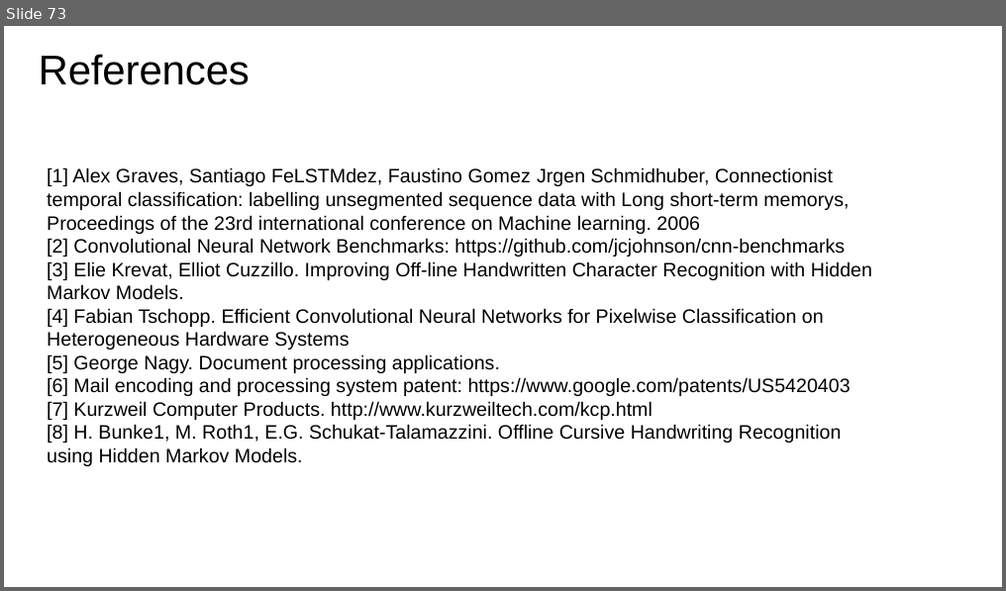
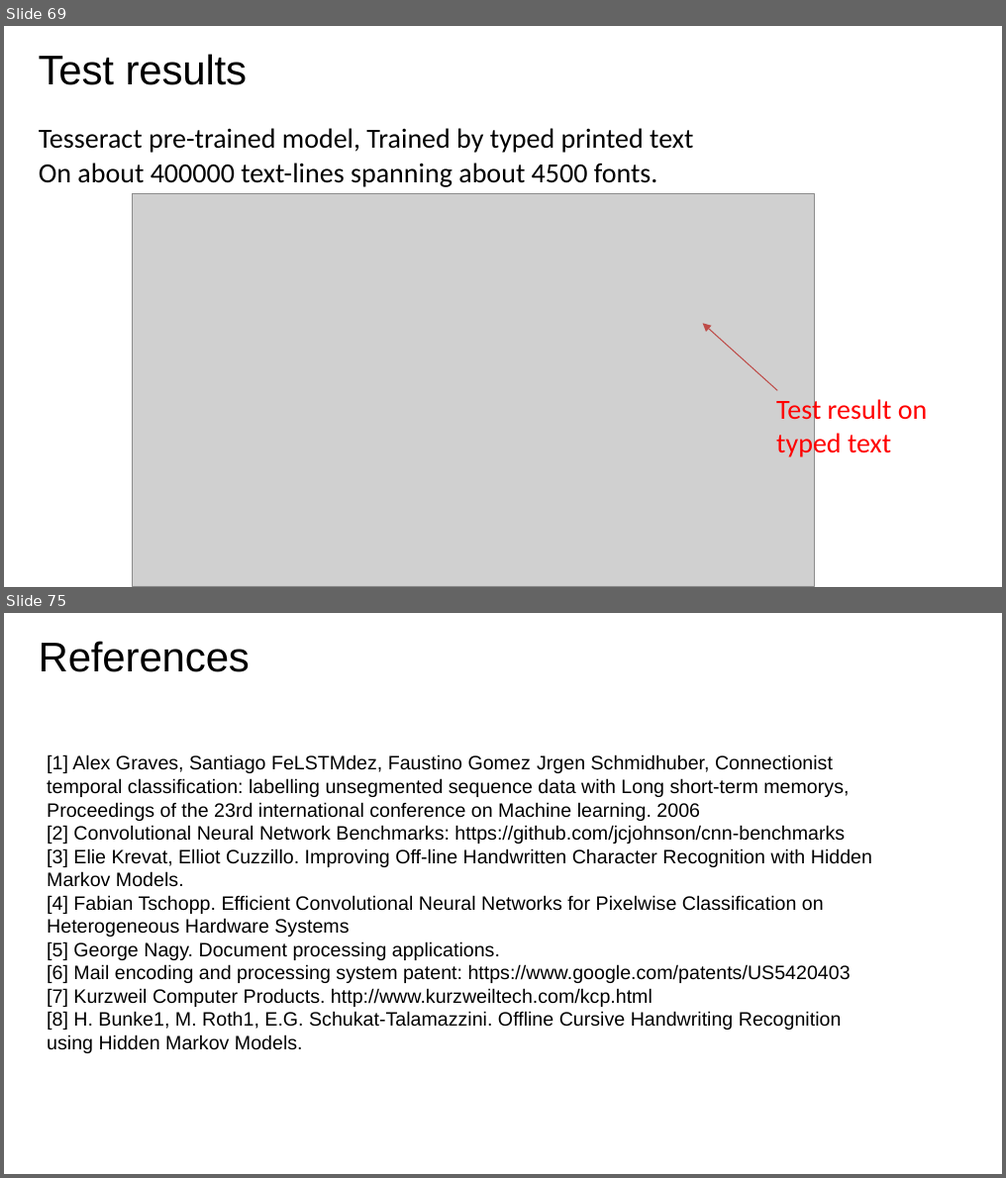
Before and after one commit to CMWENLIU/fast_tensor, a slide deck: efs/HCR.pptx. Shown one above the other, each under a label of ours: slide 73 before the commit, slides 69 and 75 after it; the slides between them are not shown. The pictures are 1006x591 and 1006x1178 pixels, drawn with LibreOffice and Linux fonts; fonts in the diff are those of the drawing; grey boxes stand for pictures. Boxes give left, top, right and bottom in pixels: in the first picture for what was removed or moved away, otherwise in the second. Text is boxed around its words. In the diff, an @@ line names an element or a change of style, - is before the commit and + after.

```diff
--- a/efs/HCR.pptx
+++ b/efs/HCR.pptx
@@ slide 69 added at <box>4,26,1002,587</box>, background #FFFFFF @@
@@ title added at <box>39,54,248,85</box>, 30 pt, text #000000 @@
+Test results
@@ text added at <box>39,128,693,187</box>, 20 pt, text #000000 @@
+Tesseract pre-trained model, Trained by typed printed text
+On about 400000 text-lines spanning about 4500 fonts.
@@ picture added at <box>132,193,813,586</box> @@
@@ arrow added from (777, 390) to (703, 323), #BF4C48 0.75 pt @@
@@ text added at <box>776,396,928,460</box>, 20 pt, text #FF0000 @@
+Test result on
+typed text
@@ what was slide 73 is now slide 75 @@
```
Also in this commit, not shown: 11 slides changed, 3 other slides added, 2 slides removed, 1 other file.
